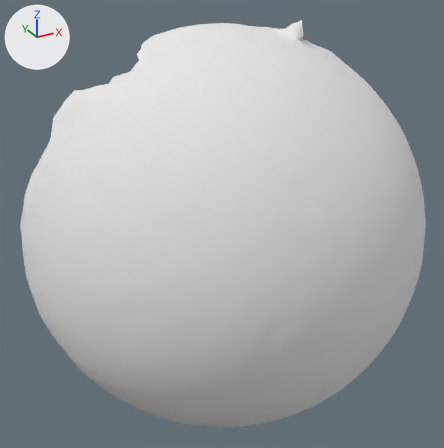
Before and after pictures for a commit that changed the OBJ model res/pendulum_horizontal/Pendulum_horizontal.000166.obj.
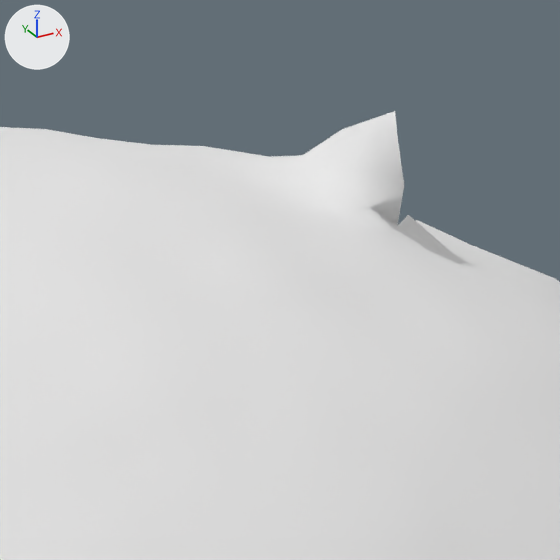
The first picture shows the older version from a 50 mm lens placed at (-282.0, -19.3, 212.0), pointed at (-95.1, 320.4, 42.1). The close-ups show both versions on the part from 52% to 75% of the width and 0% to 23% of the height of that picture. The lights are fixed; the arrows at upper left show +X, +Y and +Z. Where no turn or scale is listed for an object, it has been applied to the vertices.

In view in the first close-up: 'Pendulum_horizontal.000166'.
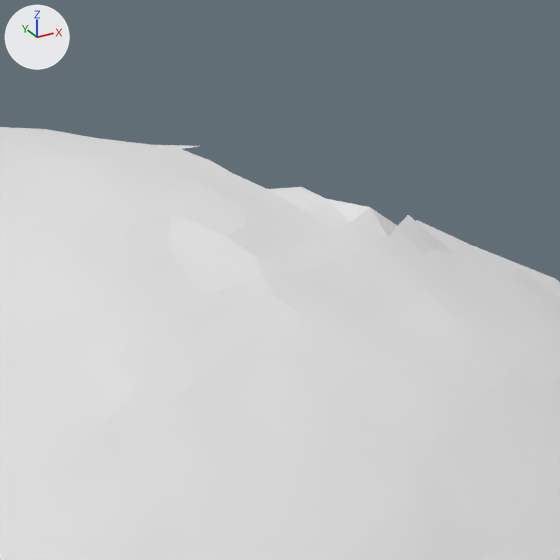
Location of each change, [x1, y1, x2, y2] in pixels of the close-ups (560 x 560 px):
```json
{"object": "Pendulum_horizontal.000166", "change": "reshaped", "before": [0, 111, 560, 560], "after": [0, 127, 560, 560]}
{"part": 1, "of": "me_pendulum_horizontal_000166", "change": "deleted", "before": [182, 111, 404, 226]}
```

Scene script edits in JSON lines:
```json
{"block": "me_pendulum_horizontal_000166", "where": "# used by ob_pendulum_horizontal_000166; location = (0.0, 0.0, 0.0)"}
{"op": "remove", "block": "me_pendulum_horizontal_000166", "code": "me_pendulum_horizontal_000166.from_pydata(...)  # 4934 vertices, 9778 faces; spans x -220.0..56.0, y 214.0..393.0, z -125.0..173.0"}
{"op": "remove", "block": "me_pendulum_horizontal_000166", "code": "me_pendulum_horizontal_000166.materials.append(mat_pendulum_horizontal_000166)  # white #e7e7e7"}
{"op": "add", "block": "me_pendulum_horizontal_000166", "code": "me_pendulum_horizontal_000166.from_pydata(...)  # 4921 vertices, 9750 faces; spans x -220.0..56.0, y 214.0..393.0, z -125.0..169.0"}
{"block": "me_pendulum_horizontal_000166", "change": "me_pendulum_horizontal_000166 part 1"}
{"block": "me_pendulum_horizontal_000166", "change": "13 vertices are removed from x -40.0..-29.0, y 321.0..349.0, z 164.0..173.0"}
{"block": "me_pendulum_horizontal_000166", "change": "28 faces are deleted"}
```
